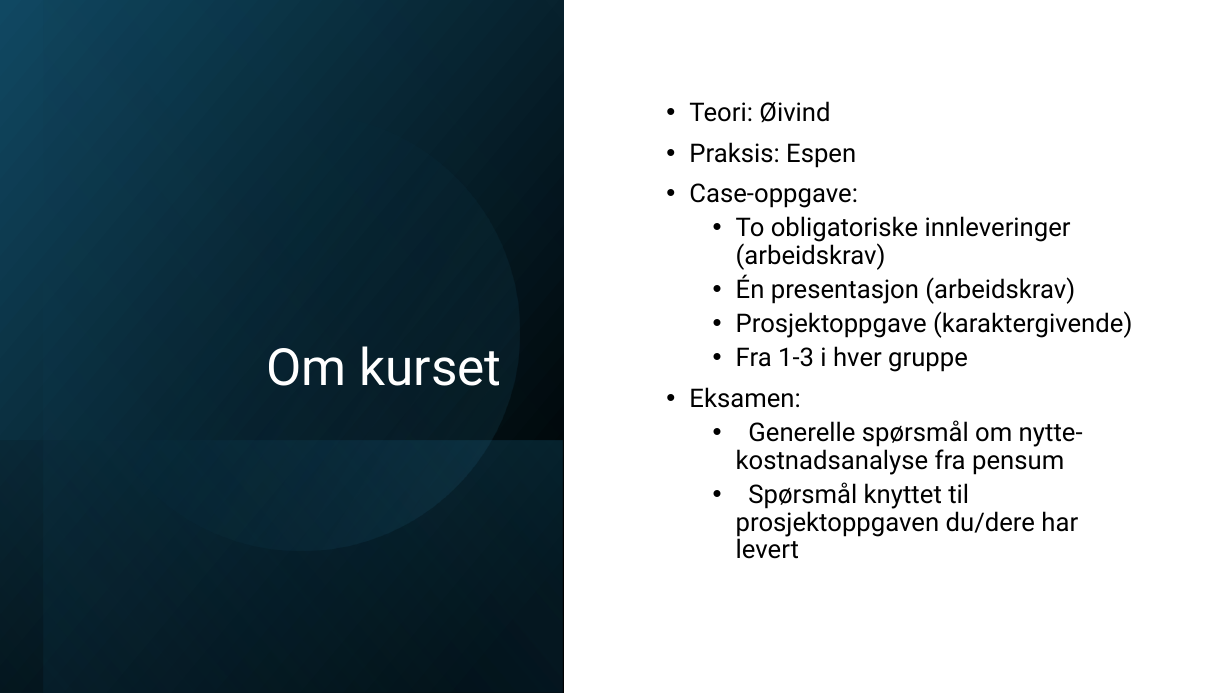
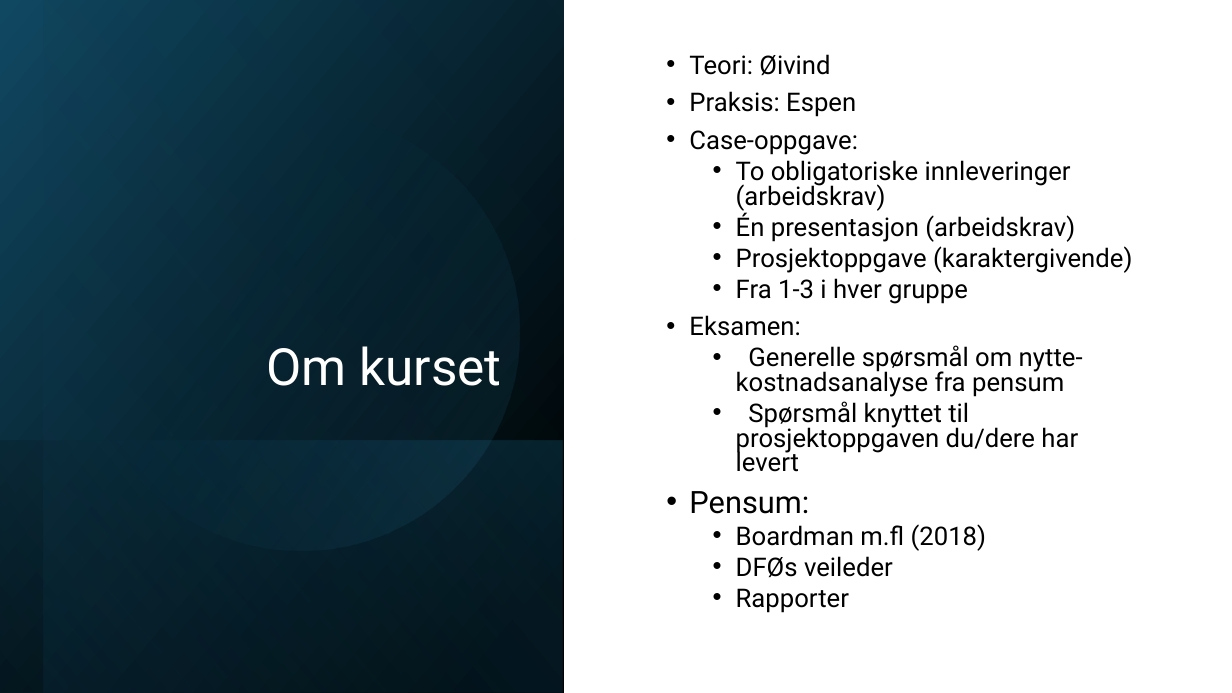
Before and after one commit to uit-sok-2301-h26/uit-sok-2301-h26.github.io, a slide deck: slide 2 of forelesninger/Forelesning 1.pptx. Drawn at 1232x693 pixels with LibreOffice and Linux fonts; fonts in the diff are those of the drawing. Boxes give left, top, right and bottom in pixels: in the first picture for what was removed or moved away, otherwise in the second. Text is boxed around its words. In the diff, an @@ line names an element or a change of style, - is before the commit and + after.

Commit message:
added forelesning 1

```diff
--- a/forelesninger/Forelesning 1.pptx
+++ b/forelesninger/Forelesning 1.pptx
@@ text at (689, 54, 1132, 472): line spacing 0.9 to 0.8 @@
@@ text at (689, 491, 986, 613): paragraphs added @@
+• Pensum:
+  • Boardman m.fl (2018)
+  • DFØs veileder
+  • Rapporter
```
